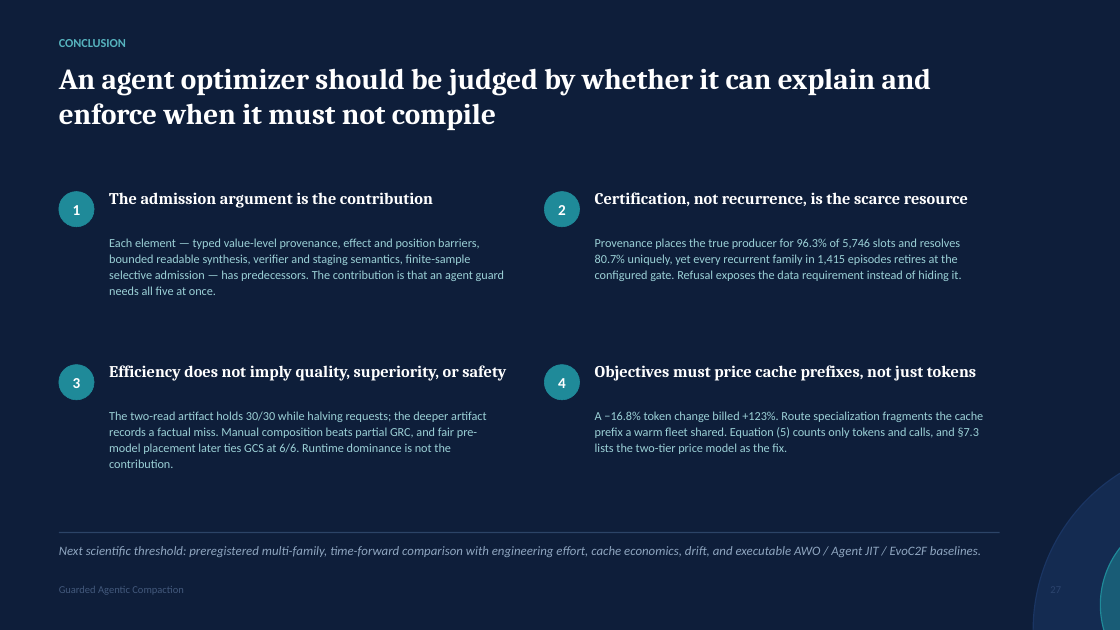
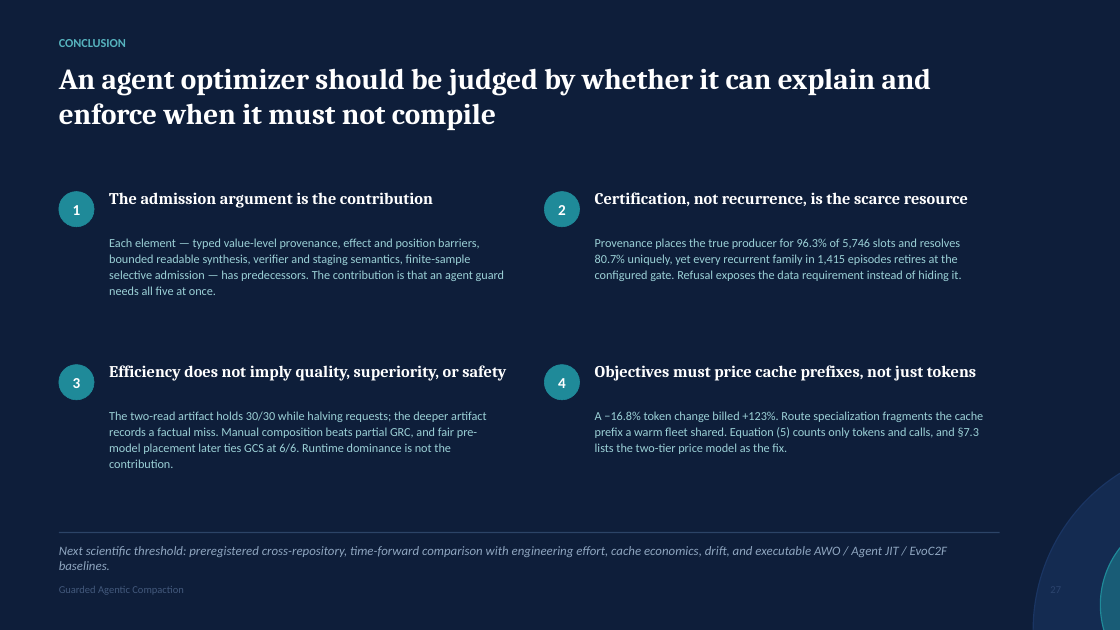
Before and after one commit to rrahimi-uci/guarded-agentic-compaction, a slide deck: slide 27 of paper/slides/compiling-recurrent-agent-workflows-into-guarded-programs.pptx. Drawn at 1120x630 pixels with LibreOffice and Linux fonts; fonts in the diff are those of the drawing. Boxes give left, top, right and bottom in pixels: in the first picture for what was removed or moved away, otherwise in the second. Text is boxed around its words. In the diff, an @@ line names an element or a change of style, - is before the commit and + after.

Commit message:
feat: add real workflow-family optimization study
Add live GitHub workflow-family experiments, guarded semantic contracts, reproducible evidence, refined paper and slide decks, supplementary benchmark audit, and updated site documentation.

```diff
--- a/paper/slides/compiling-recurrent-agent-workflows-into-guarded-programs.pptx
+++ b/paper/slides/compiling-recurrent-agent-workflows-into-guarded-programs.pptx
@@ text at (59,546,947,570): text changed @@
-Next scientific threshold: preregistered multi-family, time-forward comparison with engineering effort, cache economics, drift, and executable AWO / Agent JIT / EvoC2F baselines.
+Next scientific threshold: preregistered cross-repository, time-forward comparison with engineering effort, cache economics, drift, and executable AWO / Agent JIT / EvoC2F baselines.
```
Also in this commit, not shown: 5 other slides changed, 53 other files.
